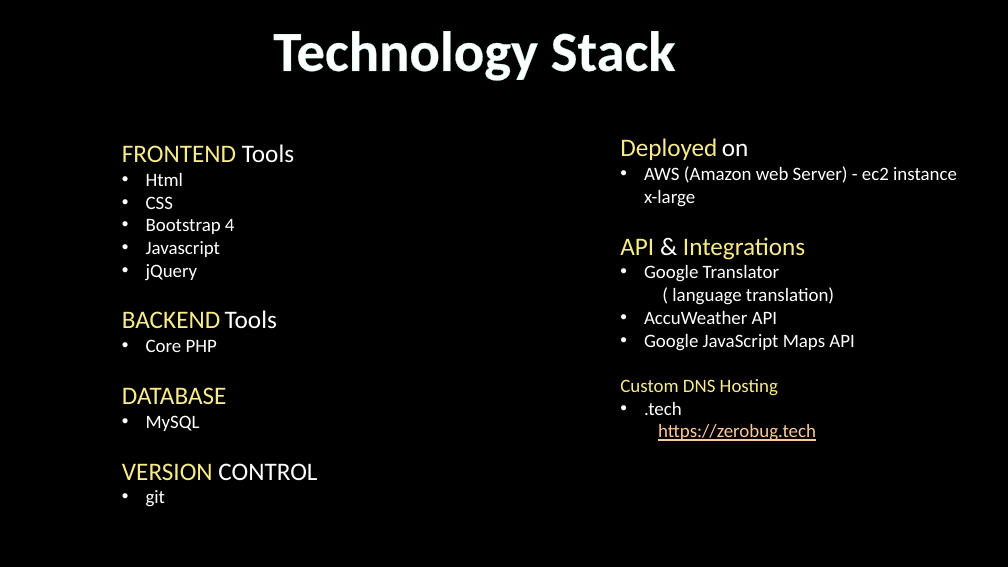
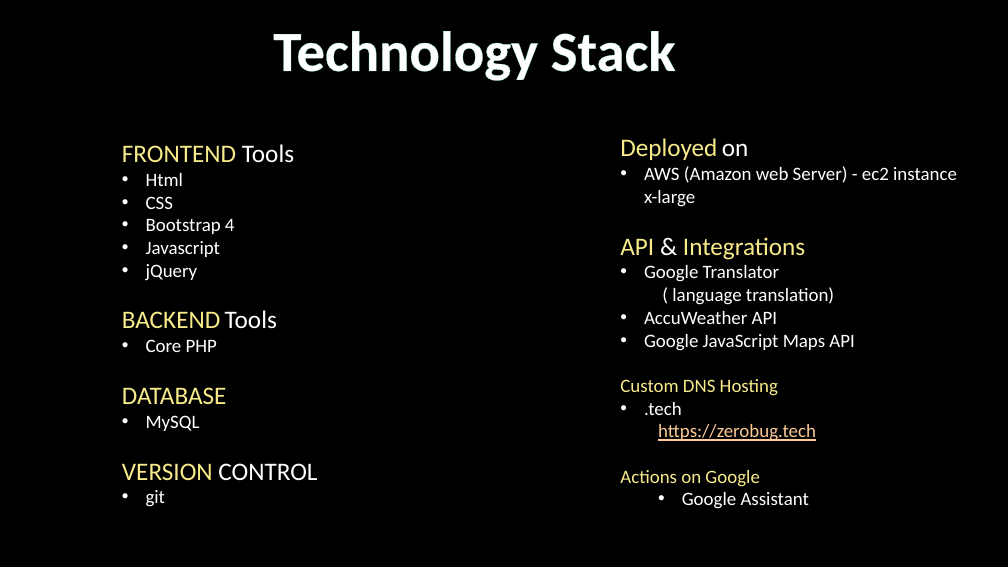
Before and after one commit to DishaKumari/Kishan, a slide deck: slide 1 of assets/techstack.pptx. Drawn at 1008x567 pixels with LibreOffice and Linux fonts; fonts in the diff are those of the drawing; background and template pictures are left out. Boxes give left, top, right and bottom in pixels: in the first picture for what was removed or moved away, otherwise in the second. Text is boxed around its words. In the diff, an @@ line names an element or a change of style, - is before the commit and + after.

```diff
--- a/assets/techstack.pptx
+++ b/assets/techstack.pptx
@@ text at <box>620,470,809,509</box>: paragraphs added @@
+Actions on Google
+  • Google Assistant
```
Also in this commit, not shown: 1 other file.
